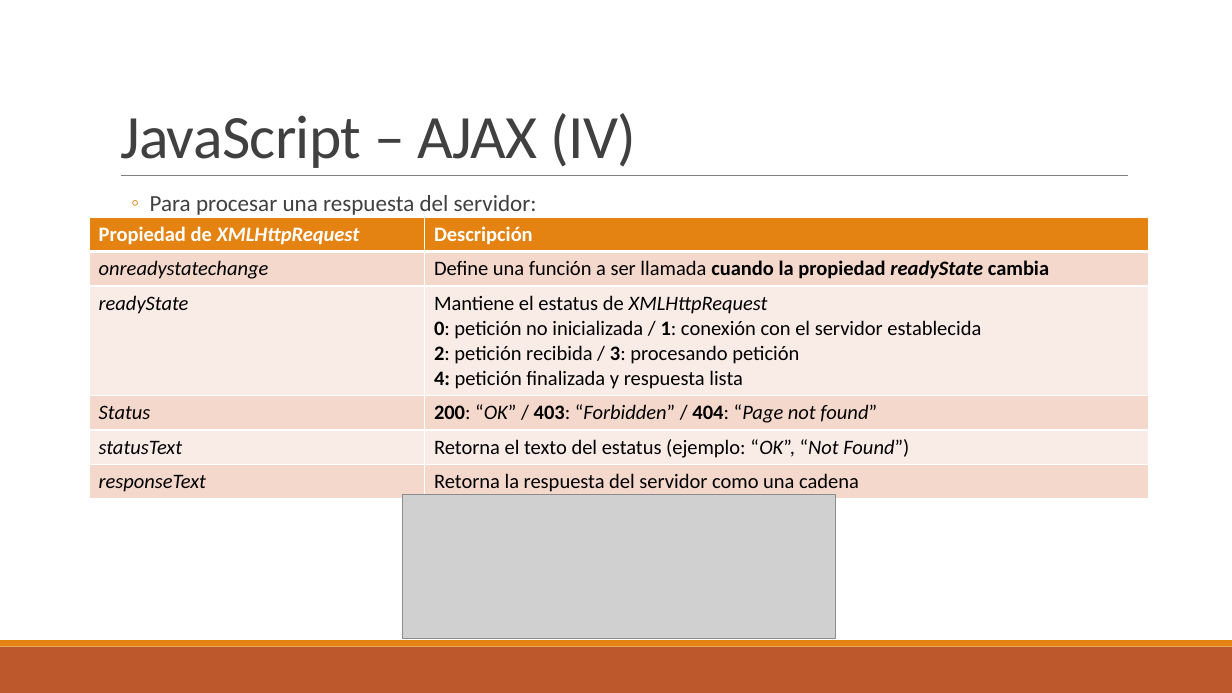
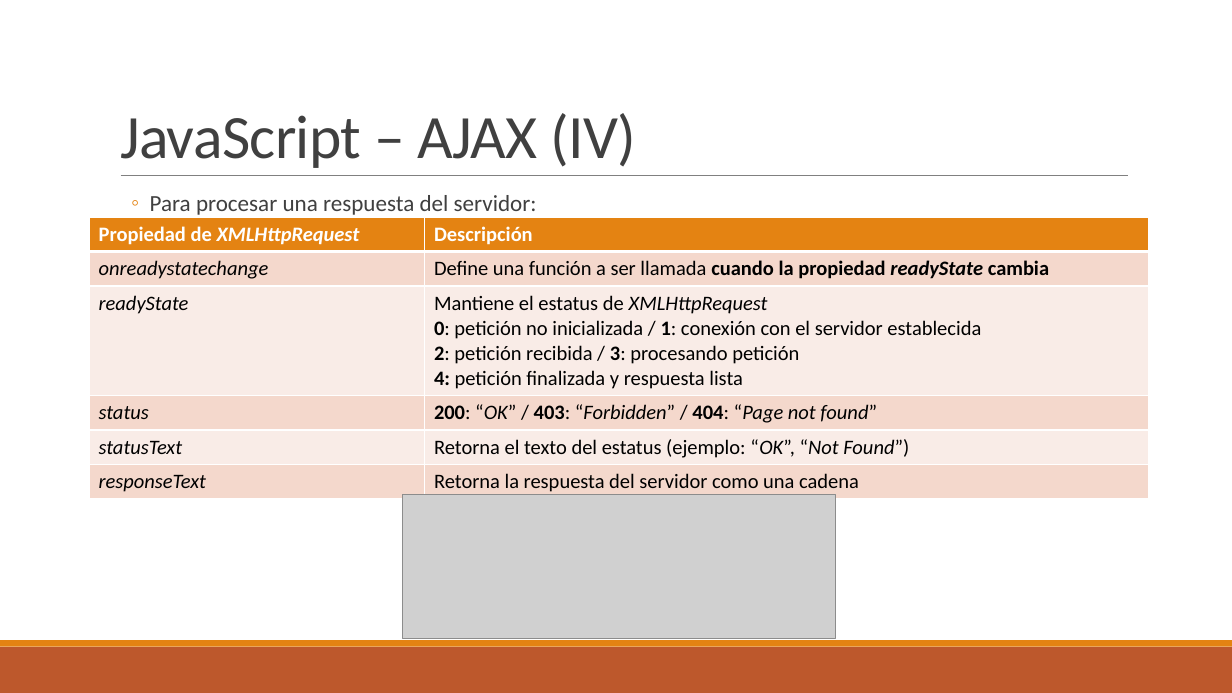
Before and after one commit to eramirezprotec/eramirez-protecmedia.com, a slide deck: slide 33 of Presentaciones/Formación Desarrollo Web (JavaScript).pptx. Drawn at 1232x693 pixels with LibreOffice and Linux fonts; fonts in the diff are those of the drawing; grey boxes stand for pictures. Boxes give left, top, right and bottom in pixels: in the first picture for what was removed or moved away, otherwise in the second. Text is boxed around its words. In the diff, an @@ line names an element or a change of style, - is before the commit and + after.

```diff
--- a/Presentaciones/Formación Desarrollo Web (JavaScript).pptx
+++ b/Presentaciones/Formación Desarrollo Web (JavaScript).pptx
@@ table at box(90, 217, 1149, 496) @@
-row 4, column 1: Status
+row 4, column 1: status
```
Also in this commit, not shown: 1 other slide changed.
